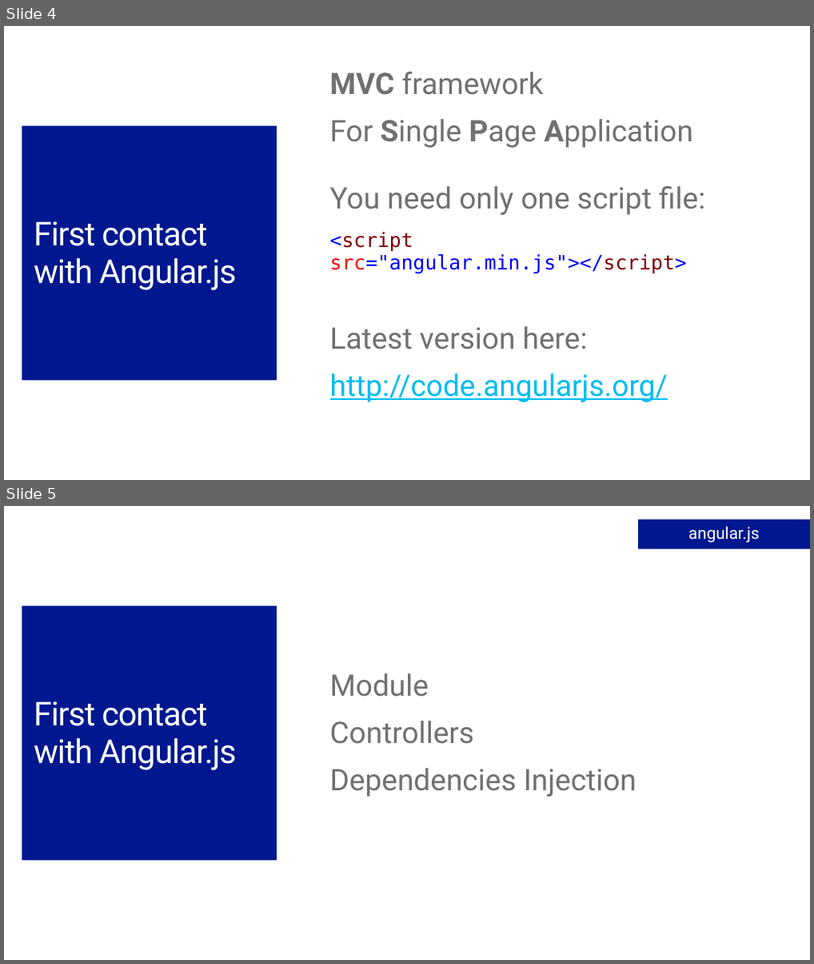
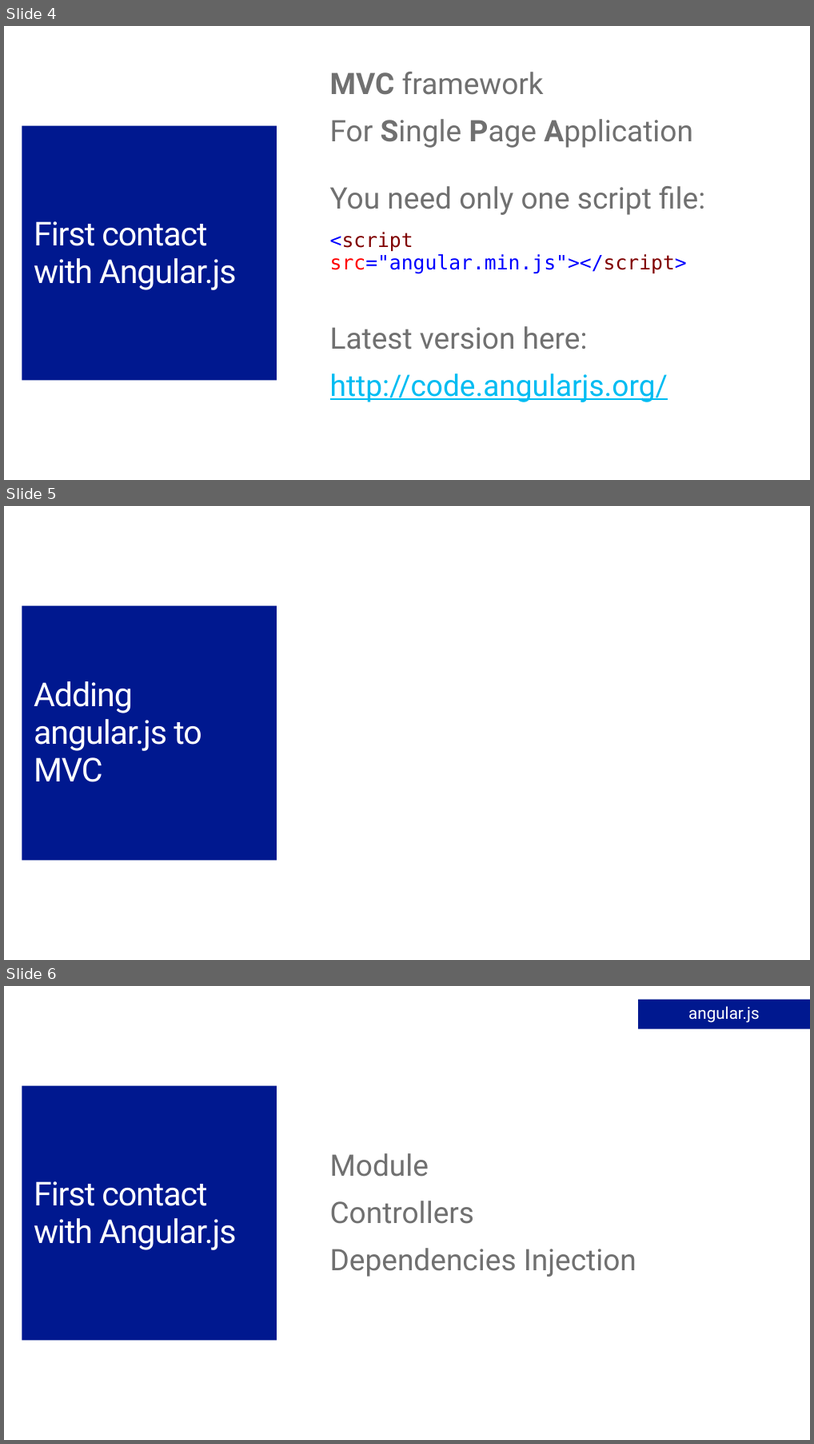
Before and after one commit to jongalloway/Angular-and-ASPNET-Build2014, a slide deck: AngularMTG/Slides/Building a Single Page Application with ASP.NET and Angular.js.pptx. Shown one above the other, each under a label of ours: slides 4 and 5 before the commit, slides 4, 5 and 6 after it. The pictures are 814x964 and 814x1444 pixels, drawn with LibreOffice and Linux fonts; fonts in the diff are those of the drawing; background and template pictures are left out. Boxes give left, top, right and bottom in pixels: in the first picture for what was removed or moved away, otherwise in the second. Text is boxed around its words. In the diff, an @@ line names an element or a change of style, - is before the commit and + after.

```diff
--- a/AngularMTG/Slides/Building a Single Page Application with ASP.NET and Angular.js.pptx
+++ b/AngularMTG/Slides/Building a Single Page Application with ASP.NET and Angular.js.pptx
@@ slide 5 added at box(4, 506, 810, 960), background #FFFFFF @@
@@ title added at box(22, 606, 277, 860), fill #00188F, 40 pt, text #FFFFFF @@
+Adding angular.js to MVC
@@ what was slide 5 is now slide 6 @@
```
Also in this commit, not shown: 2 other slides added.
